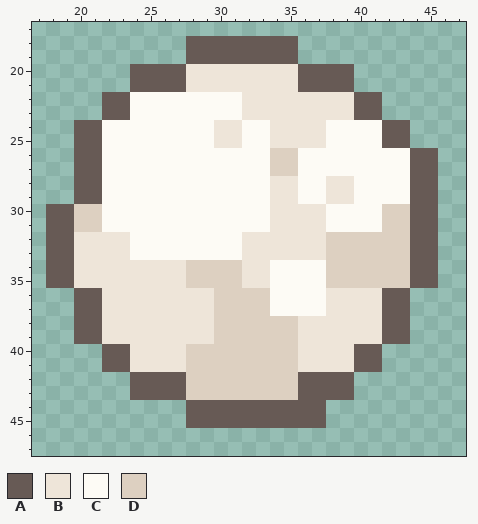
Pixel-art sprite -- tower/images/pew.png. This is how it looked before the edit.
The file is 64x64 pixels. Shown: x 17..47, y 17..47.
Palette (. is transparent): A #675a55  B #eee5d9  C #fdfbf5  D #ddd0c1
Pixels before, first column x 18:
18 ..........AAAAAAAA..........
19 ..........AAAAAAAA..........
20 ......AAAABBBBBBBBAAAA......
21 ......AAAABBBBBBBBAAAA......
22 ....AACCCCCCCCBBBBBBBBAA....
23 ....AACCCCCCCCBBBBBBBBAA....
24 ..AACCCCCCCCBBCCBBBBCCCCAA..
25 ..AACCCCCCCCBBCCBBBBCCCCAA..
26 ..AACCCCCCCCCCCCDDCCCCCCCCAA
27 ..AACCCCCCCCCCCCDDCCCCCCCCAA
28 ..AACCCCCCCCCCCCBBCCBBCCCCAA
29 ..AACCCCCCCCCCCCBBCCBBCCCCAA
30 AADDCCCCCCCCCCCCBBBBCCCCDDAA
31 AADDCCCCCCCCCCCCBBBBCCCCDDAA
32 AABBBBCCCCCCCCBBBBBBDDDDDDAA
33 AABBBBCCCCCCCCBBBBBBDDDDDDAA
34 AABBBBBBBBDDDDBBCCCCDDDDDDAA
35 AABBBBBBBBDDDDBBCCCCDDDDDDAA
36 ..AABBBBBBBBDDDDCCCCBBBBAA..
37 ..AABBBBBBBBDDDDCCCCBBBBAA..
38 ..AABBBBBBBBDDDDDDBBBBBBAA..
39 ..AABBBBBBBBDDDDDDBBBBBBAA..
40 ....AABBBBDDDDDDDDBBBBAA....
41 ....AABBBBDDDDDDDDBBBBAA....
42 ......AAAADDDDDDDDAAAA......
43 ......AAAADDDDDDDDAAAA......
44 ..........AAAAAAAAAA........
45 ..........AAAAAAAAAA........
After the commit:
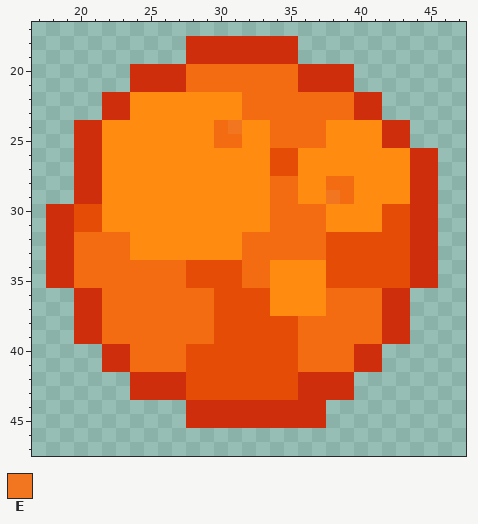
Colours new in this view: E #f27520
Difference:
colour A: #675a55 -> #cf2e0c
colour B: #eee5d9 -> #f36c11
colour C: #fdfbf5 -> #ff8c11
colour D: #ddd0c1 -> #e54c05
y 24: x 31 B -> E
y 29: x 38 B -> E
Changed places in both pictures, as pixel boxes (x1, y1, x2, y2):
changed: (46, 36, 438, 428)
